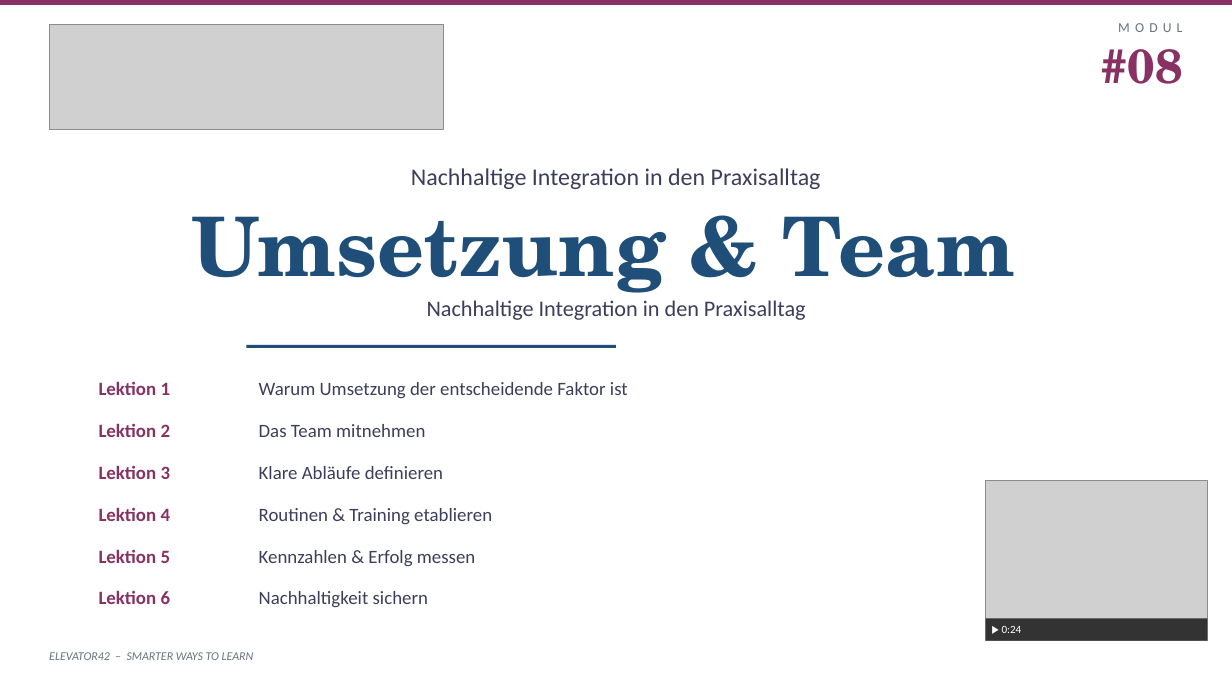
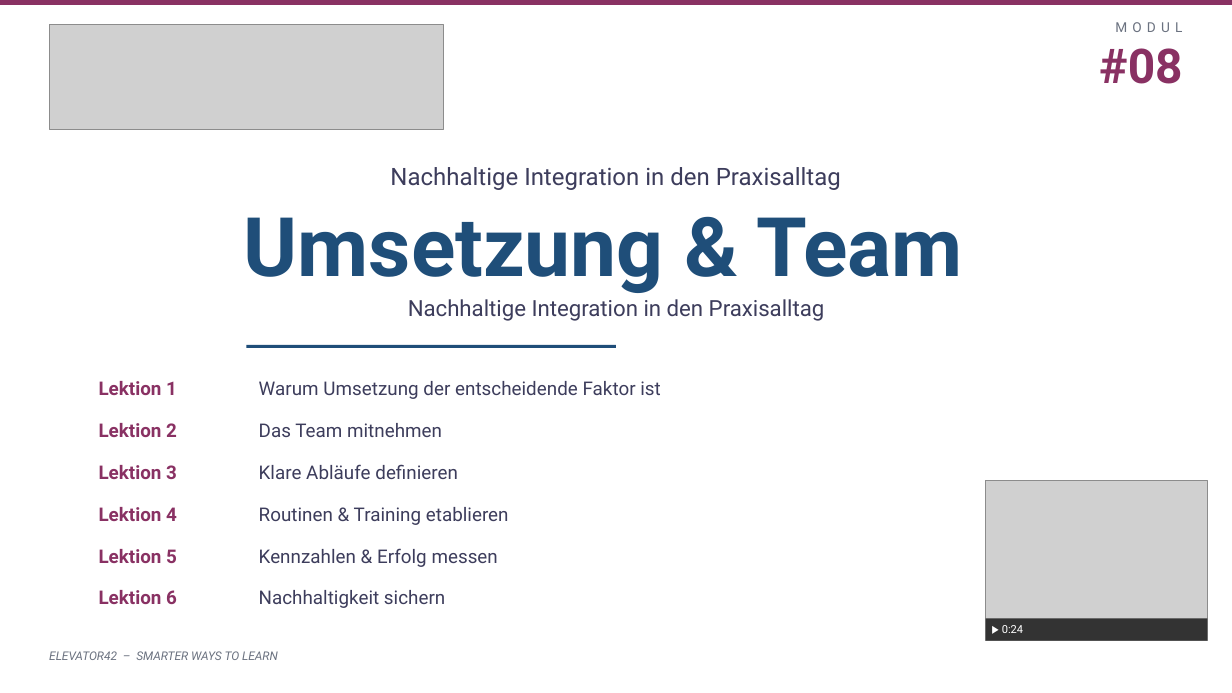
Before and after one commit to Dereinkommensberater/elevator42-kurs, a slide deck: slide 2 of praesentationen-pptx/Elevator42_Modul8_Slides.pptx. Drawn at 1232x693 pixels with LibreOffice and Linux fonts; fonts in the diff are those of the drawing; grey boxes stand for pictures. Boxes give left, top, right and bottom in pixels: in the first picture for what was removed or moved away, otherwise in the second. Text is boxed around its words. In the diff, an @@ line names an element or a change of style, - is before the commit and + after.

```diff
--- a/praesentationen-pptx/Elevator42_Modul8_Slides.pptx
+++ b/praesentationen-pptx/Elevator42_Modul8_Slides.pptx
@@ text "#08" at [1099, 48, 1182, 84]: font TeX Gyre Schola to Roboto @@
@@ text "Umsetzung & Team" at [244, 217, 963, 293]: font TeX Gyre Schola to Roboto @@
@@ font Calibri to Roboto in 17 elements at [1115, 22, 1182, 32], [390, 167, 841, 190], [408, 299, 825, 321], [99, 381, 177, 395], [259, 381, 660, 399], [99, 423, 177, 437], [259, 423, 442, 437], [99, 465, 177, 479], [259, 464, 458, 479], [99, 507, 177, 521], [259, 507, 509, 525], [99, 549, 177, 563], [259, 548, 498, 567], [99, 590, 177, 604], [259, 590, 445, 608], [1002, 625, 1023, 633], [49, 651, 278, 660] @@
```
Also in this commit, not shown: 6 other slides changed, 7 other files.
